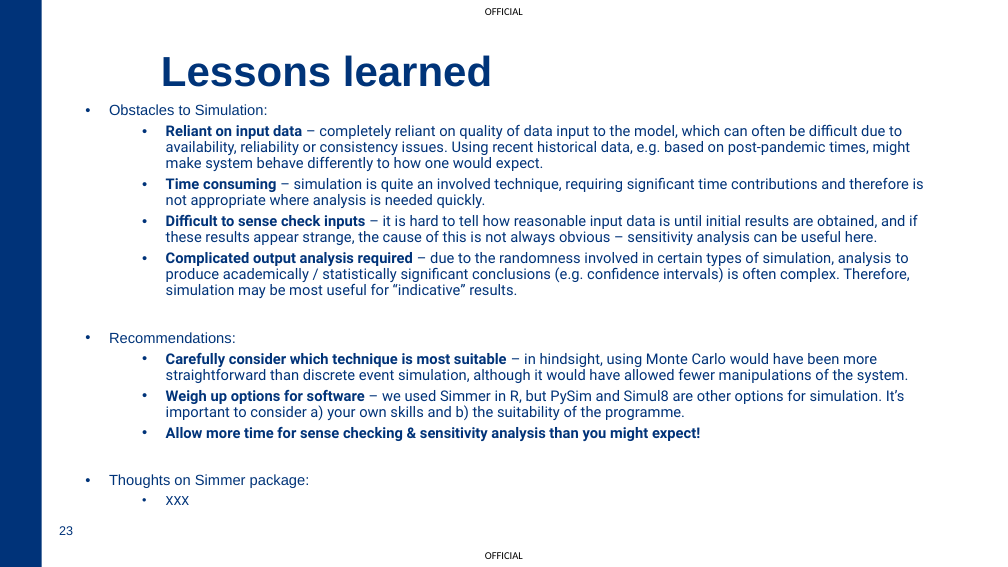
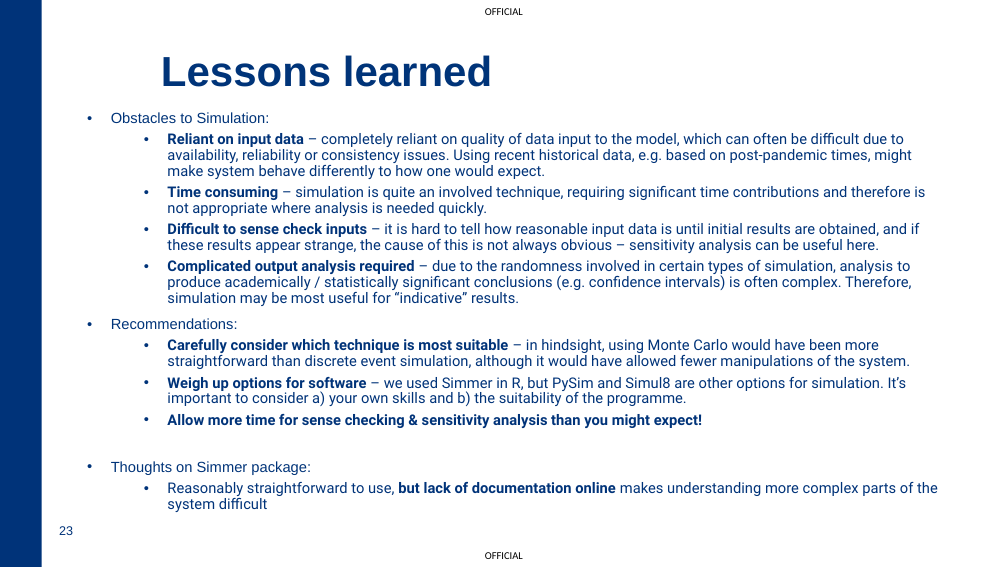
Before and after one commit to dugaldh/crown-court-simulation, a slide deck: slide 23 of slides/Simulation - GSFA Autumn Quarterly.pptx. Drawn at 1008x567 pixels with LibreOffice and Linux fonts; fonts in the diff are those of the drawing; background and template pictures are left out. Boxes give left, top, right and bottom in pixels: in the first picture for what was removed or moved away, otherwise in the second. Text is boxed around its words. In the diff, an @@ line names an element or a change of style, - is before the commit and + after.

```diff
--- a/slides/Simulation - GSFA Autumn Quarterly.pptx
+++ b/slides/Simulation - GSFA Autumn Quarterly.pptx
@@ text "Obstacles to Simulation:": place and size @@
-text "Obstacles to Simulation:" at <box>109,104,924,505</box>
+text "Obstacles to Simulation:" at <box>111,112,938,512</box>
@@ text at <box>167,482,938,512</box>: text changed; size 12 to 14 pt @@
-  • XXX
+  • Reasonably straightforward to use, but lack of documentation online makes understanding more complex parts of the system difficult
```
Also in this commit, not shown: 9 other slides changed, 1 slide added, 1 slide removed.
